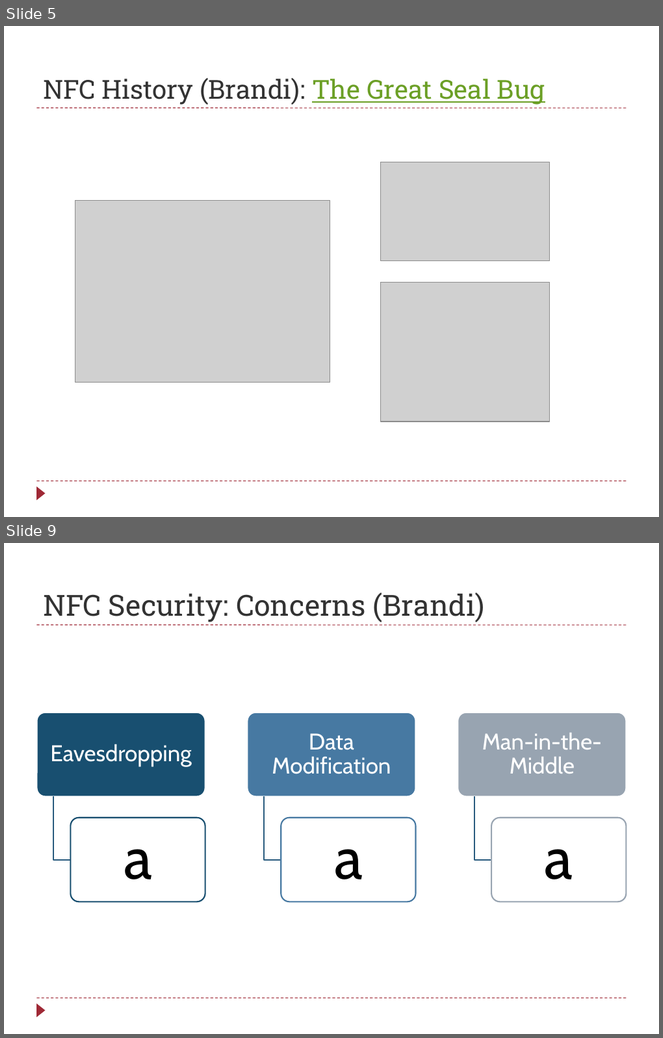
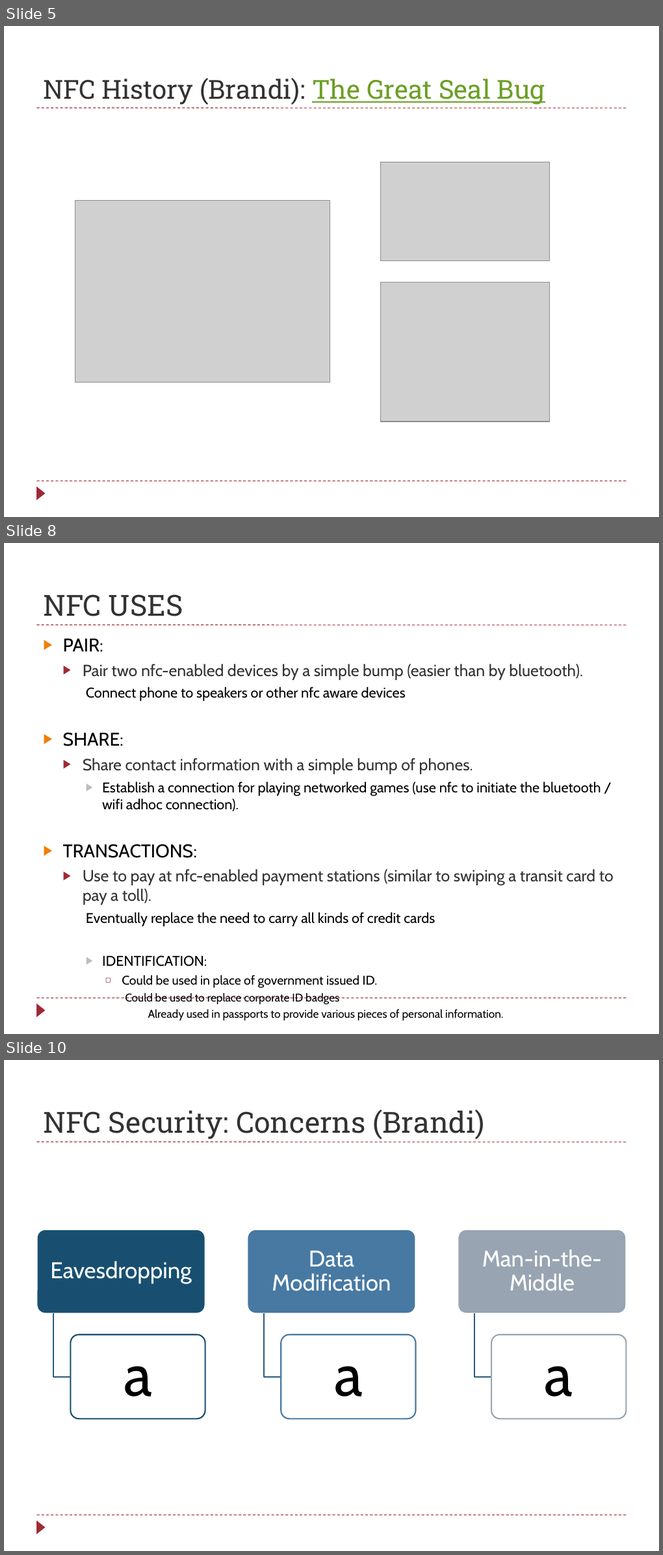
Before and after one commit to raikesd/NFCProject, a slide deck: NFC_brandi.pptx. Shown one above the other, each under a label of ours: slides 5 and 9 before the commit, slides 5, 8 and 10 after it; the slides between them are not shown. The pictures are 663x1038 and 663x1555 pixels, drawn with LibreOffice and Linux fonts; fonts in the diff are those of the drawing; grey boxes stand for pictures. Boxes give left, top, right and bottom in pixels: in the first picture for what was removed or moved away, otherwise in the second. Text is boxed around its words. In the diff, an @@ line names an element or a change of style, - is before the commit and + after.

```diff
--- a/NFC_brandi.pptx
+++ b/NFC_brandi.pptx
@@ slide 8 added at [4, 543, 659, 1034], background #FFFFFF; not listed: 3 template elements that a slide beside it also shows @@
@@ title added at [43, 594, 183, 616], 32 pt, text #323232 @@
+NFC USES
@@ text added at [63, 639, 614, 1021], 15.5 pt, text #000000 @@
+▶ PAIR:
+  ▶ Pair two nfc-enabled devices by a simple bump (easier than by bluetooth).
+    Connect phone to speakers or other nfc aware devices
+▶ SHARE:
+  ▶ Share contact information with a simple bump of phones.
+    ▶ Establish a connection for playing networked games (use nfc to initiate the bluetooth / wifi adhoc connection).
+▶ TRANSACTIONS:
+  ▶ Use to pay at nfc-enabled payment stations (similar to swiping a transit card to pay a toll).
+    Eventually replace the need to carry all kinds of credit cards
+    ▶ IDENTIFICATION:
+      ◻ Could be used in place of government issued ID.
+        Could be used to replace corporate ID badges
+          Already used in passports to provide various pieces of personal information.
@@ what was slide 9 is now slide 10 @@
```
Also in this commit, not shown: 2 slides changed, 1 other slide added, 1 slide removed, 2 other files.
